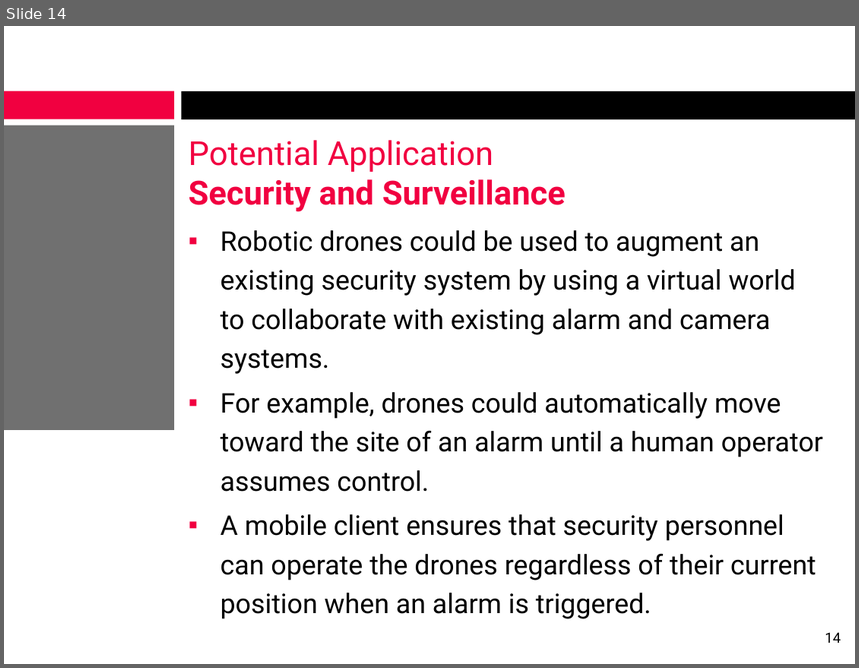
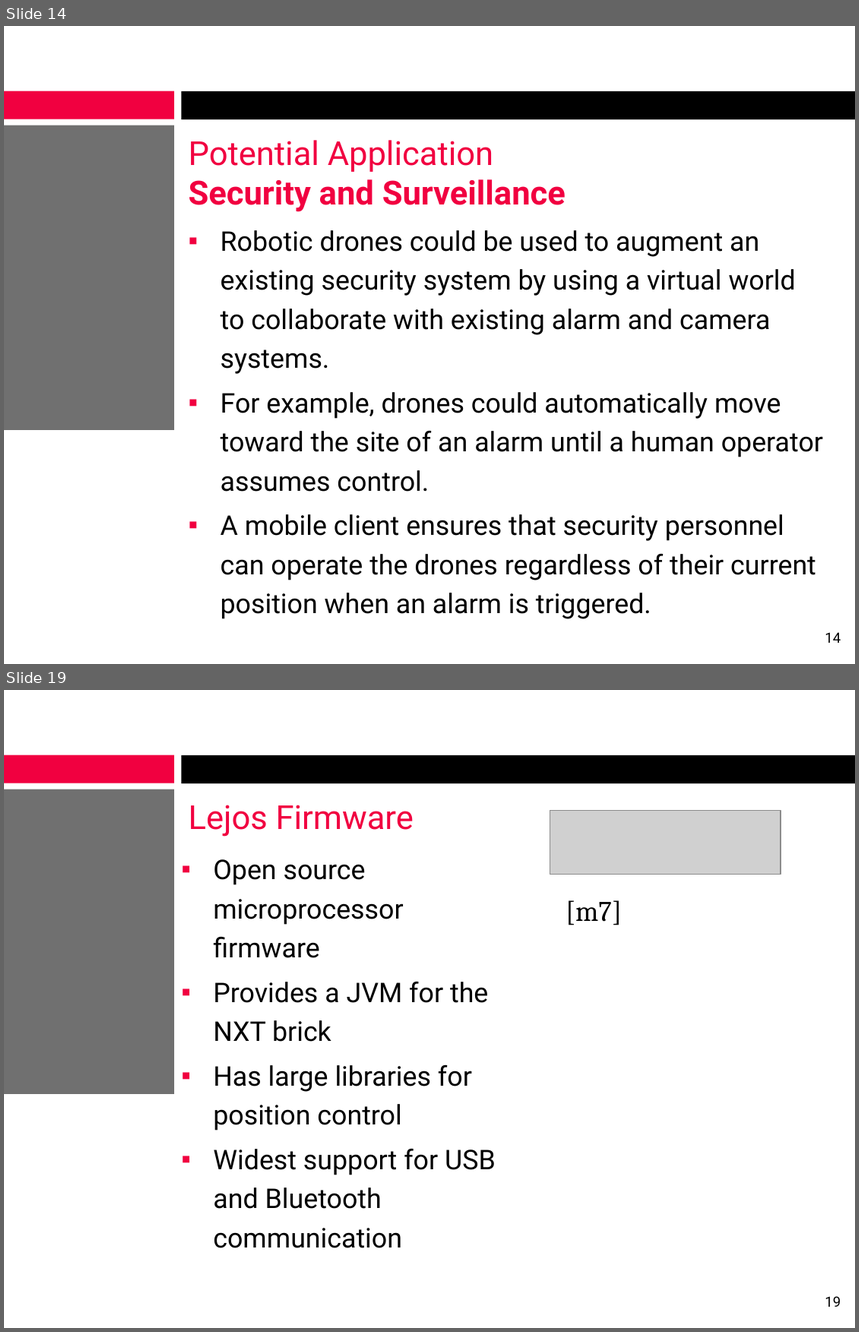
Before and after one commit to alexcraig/RoboWars, a slide deck: docs/presentation_slides/RoboWarsPresentation_AlexCraig.pptx. Shown one above the other, each under a label of ours: slide 14 before the commit, slides 14 and 19 after it; the slides between them are not shown. The pictures are 859x668 and 859x1332 pixels, drawn with LibreOffice and Linux fonts; fonts in the diff are those of the drawing; grey boxes stand for pictures; background and template pictures are left out. Boxes give left, top, right and bottom in pixels: in the first picture for what was removed or moved away, otherwise in the second. Text is boxed around its words. In the diff, an @@ line names an element or a change of style, - is before the commit and + after.

```diff
--- a/docs/presentation_slides/RoboWarsPresentation_AlexCraig.pptx
+++ b/docs/presentation_slides/RoboWarsPresentation_AlexCraig.pptx
@@ slide 19 added at bbox=[4, 690, 855, 1328], background #FFFFFF; not listed: 3 template elements that a slide beside it also shows @@
@@ title added at bbox=[189, 805, 414, 837], 28 pt, text #F10040 @@
+Lejos Firmware
@@ picture added at bbox=[550, 811, 781, 875] @@
@@ text added at bbox=[213, 859, 496, 1249], 23 pt, text #000000 @@
+▪ Open source microprocessor firmware
+▪ Provides a JVM for the NXT brick
+▪ Has large libraries for position control
+▪ Widest support for USB and Bluetooth communication
@@ text added at bbox=[566, 901, 622, 926], 24 pt, text #000000 @@
+[m7]
@@ page number added at bbox=[825, 1296, 841, 1307], 12 pt, text #000000 @@
+19
```
Also in this commit, not shown: 1 slide changed, 7 other slides added.
